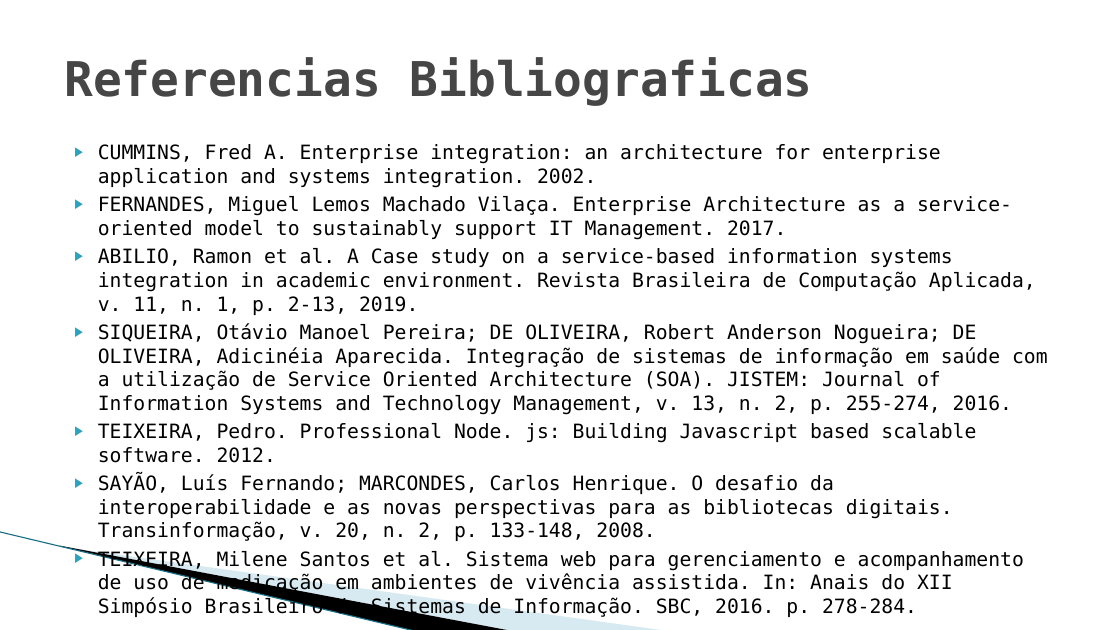
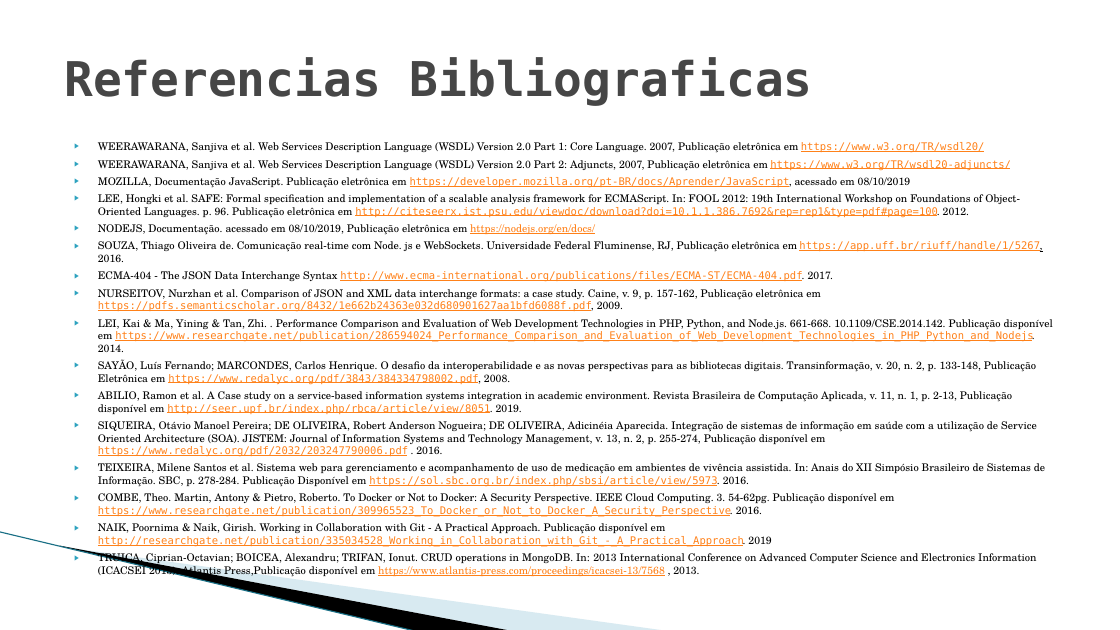
Before and after one commit to rodrigodmalves/integraFacil, a slide deck: slide 12 of artigo/Alves, Rodrigo - SUÍTE DE INTEGRAÇÃO DE SISTEMAS WEB.pptx (slide 8 before the commit). Drawn at 1120x630 pixels with LibreOffice and Linux fonts; fonts in the diff are those of the drawing; background and template pictures are left out. Boxes give left, top, right and bottom in pixels: in the first picture for what was removed or moved away, otherwise in the second. Text is boxed around its words. In the diff, an @@ line names an element or a change of style, - is before the commit and + after.

```diff
--- a/artigo/Alves, Rodrigo - SUÍTE DE INTEGRAÇÃO DE SISTEMAS WEB.pptx
+++ b/artigo/Alves, Rodrigo - SUÍTE DE INTEGRAÇÃO DE SISTEMAS WEB.pptx
@@ text at box(98, 142, 1053, 565): text changed; size 16.9 to 9 pt; font DejaVu Sans Mono to TeX Gyre Schola @@
-▶ CUMMINS, Fred A. Enterprise integration: an architecture for enterprise application and systems integration. 2002.
-▶ FERNANDES, Miguel Lemos Machado Vilaça. Enterprise Architecture as a service-oriented model to sustainably support IT Management. 2017.
-▶ ABILIO, Ramon et al. A Case study on a service-based information systems integration in academic environment. Revista Brasileira de Computação Aplicada, v. 11, n. 1, p. 2-13, 2019.
-▶ SIQUEIRA, Otávio Manoel Pereira; DE OLIVEIRA, Robert Anderson Nogueira; DE OLIVEIRA, Adicinéia Aparecida. Integração de sistemas de informação em saúde com a utilização de Service Oriented Architecture (SOA). JISTEM: Journal of Information Systems and Technology Management, v. 13, n. 2, p. 255-274, 2016.
-▶ TEIXEIRA, Pedro. Professional Node. js: Building Javascript based scalable software. 2012.
-▶ SAYÃO, Luís Fernando; MARCONDES, Carlos Henrique. O desafio da interoperabilidade e as novas perspectivas para as bibliotecas digitais. Transinformação, v. 20, n. 2, p. 133-148, 2008.
-▶ TEIXEIRA, Milene Santos et al. Sistema web para gerenciamento e acompanhamento de uso de medicação em ambientes de vivência assistida. In: Anais do XII Simpósio Brasileiro de Sistemas de Informação. SBC, 2016. p. 278-284.
+▶ WEERAWARANA, Sanjiva et al. Web Services Description Language (WSDL) Version 2.0 Part 1: Core Language. 2007, Publicação eletrônica em https://www.w3.org/TR/wsdl20/
+▶ WEERAWARANA, Sanjiva et al. Web Services Description Language (WSDL) Version 2.0 Part 2: Adjuncts, 2007, Publicação eletrônica em https://www.w3.org/TR/wsdl20-adjuncts/
+▶ MOZILLA, Documentação JavaScript. Publicação eletrônica em https://developer.mozilla.org/pt-BR/docs/Aprender/JavaScript, acessado em 08/10/2019
+▶ LEE, Hongki et al. SAFE: Formal specification and implementation of a scalable analysis framework for ECMAScript. In: FOOL 2012: 19th International Workshop on Foundations of Object-Oriented Languages. p. 96. Publicação eletrônica em http://citeseerx.ist.psu.edu/viewdoc/download?doi=10.1.1.386.7692&rep=rep1&type=pdf#page=100. 2012.
+▶ NODEJS, Documentação. acessado em 08/10/2019, Publicação eletrônica em https://nodejs.org/en/docs/
+▶ SOUZA, Thiago Oliveira de. Comunicação real-time com Node. js e WebSockets. Universidade Federal Fluminense, RJ, Publicação eletrônica em https://app.uff.br/riuff/handle/1/5267, 2016.
+▶ ECMA-404 - The JSON Data Interchange Syntax http://www.ecma-international.org/publications/files/ECMA-ST/ECMA-404.pdf. 2017.
+▶ NURSEITOV, Nurzhan et al. Comparison of JSON and XML data interchange formats: a case study. Caine, v. 9, p. 157-162, Publicação eletrônica em https://pdfs.semanticscholar.org/8432/1e662b24363e032d680901627aa1bfd6088f.pdf, 2009.
+▶ LEI, Kai & Ma, Yining & Tan, Zhi. . Performance Comparison and Evaluation of Web Development Technologies in PHP, Python, and Node.js. 661-668. 10.1109/CSE.2014.142. Publicação disponível em https://www.researchgate.net/publication/286594024_Performance_Comparison_and_Evaluation_of_Web_Development_Technologies_in_PHP_Python_and_Nodejs. 2014.
+▶ SAYÃO, Luís Fernando; MARCONDES, Carlos Henrique. O desafio da interoperabilidade e as novas perspectivas para as bibliotecas digitais. Transinformação, v. 20, n. 2, p. 133-148, Publicação Eletrônica em https://www.redalyc.org/pdf/3843/384334798002.pdf, 2008.
+▶ ABILIO, Ramon et al. A Case study on a service-based information systems integration in academic environment. Revista Brasileira de Computação Aplicada, v. 11, n. 1, p. 2-13, Publicação disponível em http://seer.upf.br/index.php/rbca/article/view/8051. 2019.
+▶ SIQUEIRA, Otávio Manoel Pereira; DE OLIVEIRA, Robert Anderson Nogueira; DE OLIVEIRA, Adicinéia Aparecida. Integração de sistemas de informação em saúde com a utilização de Service Oriented Architecture (SOA). JISTEM: Journal of Information Systems and Technology Management, v. 13, n. 2, p. 255-274, Publicação disponível em https://www.redalyc.org/pdf/2032/203247790006.pdf . 2016.
+▶ TEIXEIRA, Milene Santos et al. Sistema web para gerenciamento e acompanhamento de uso de medicação em ambientes de vivência assistida. In: Anais do XII Simpósio Brasileiro de Sistemas de Informação. SBC, p. 278-284. Publicação Disponível em https://sol.sbc.org.br/index.php/sbsi/article/view/5973. 2016.
+▶ COMBE, Theo. Martin, Antony & Pietro, Roberto. To Docker or Not to Docker: A Security Perspective. IEEE Cloud Computing. 3. 54-62pg. Publicação disponível em https://www.researchgate.net/publication/309965523_To_Docker_or_Not_to_Docker_A_Security_Perspective. 2016.
+▶ NAIK, Poornima & Naik, Girish. Working in Collaboration with Git - A Practical Approach. Publicação disponível em http://researchgate.net/publication/335034528_Working_in_Collaboration_with_Git_-_A_Practical_Approach. 2019
+▶ TRUICA, Ciprian-Octavian; BOICEA, Alexandru; TRIFAN, Ionut. CRUD operations in MongoDB. In: 2013 International Conference on Advanced Computer Science and Electronics Information (ICACSEI 2013). Atlantis Press,Publicação disponível em https://www.atlantis-press.com/proceedings/icacsei-13/7568 , 2013.
```
Also in this commit, not shown: 1 other slide changed, 4 slides added, 6 other files.
